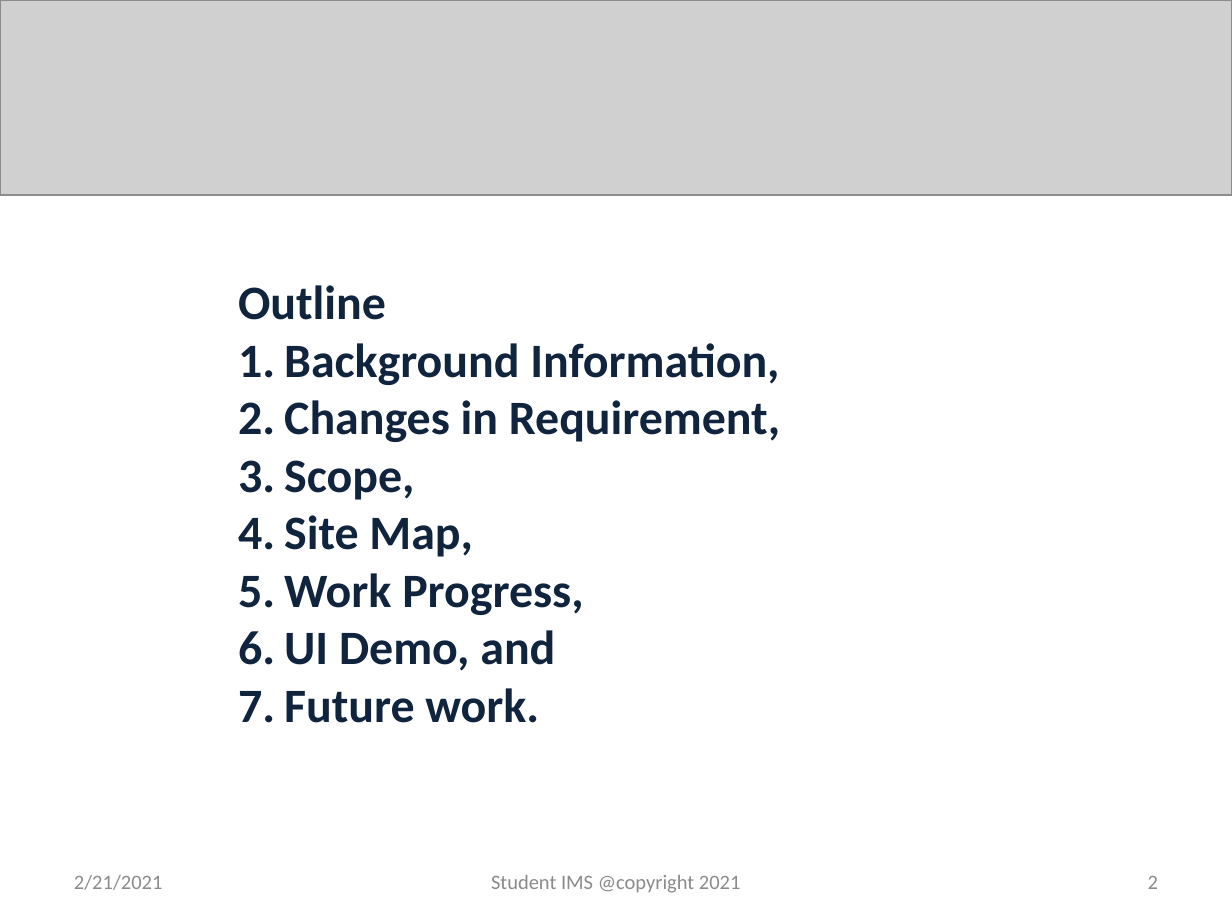
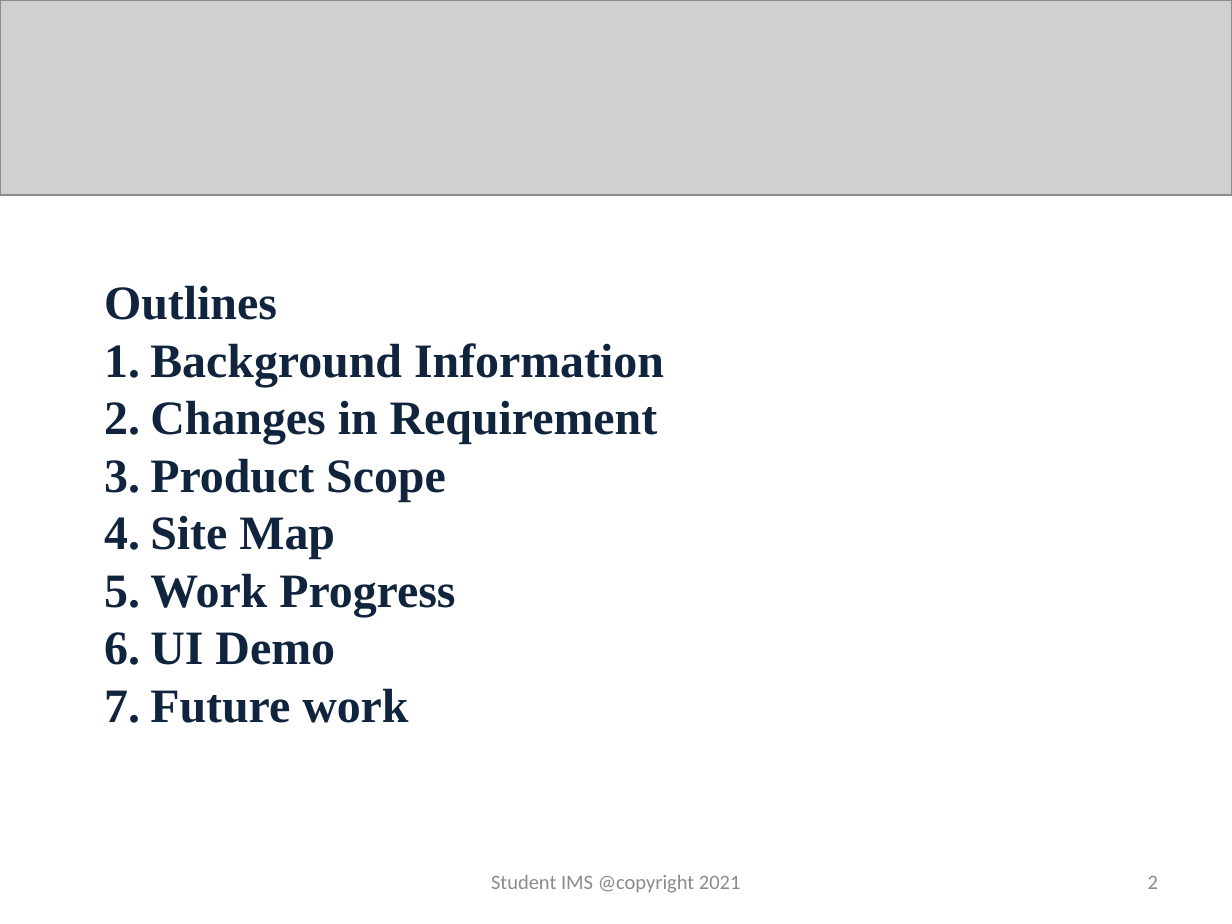
Before and after one commit to github-rinzin/documentation, a slide deck: slide 2 of fifth_review.pptx. Drawn at 1232x924 pixels with LibreOffice and Linux fonts; fonts in the diff are those of the drawing; grey boxes stand for pictures. Boxes give left, top, right and bottom in pixels: in the first picture for what was removed or moved away, otherwise in the second. Text is boxed around its words. In the diff, an @@ line names an element or a change of style, - is before the commit and + after.

Commit message:
Updated pptx

```diff
--- a/fifth_review.pptx
+++ b/fifth_review.pptx
@@ text at [104, 285, 664, 723]: text changed; font Calibri to Times New Roman @@
-Outline
-1. Background Information,
-2. Changes in Requirement,
-3. Scope,
-4. Site Map,
-5. Work Progress,
-6. UI Demo, and
-7. Future work.
+Outlines
+1. Background Information
+2. Changes in Requirement
+3. Product Scope
+4. Site Map
+5. Work Progress
+6. UI Demo
+7. Future work
@@ text removed at [74, 875, 163, 890] @@
-2/21/2021
```
Also in this commit, not shown: 1 other slide changed, 8 slides added.
